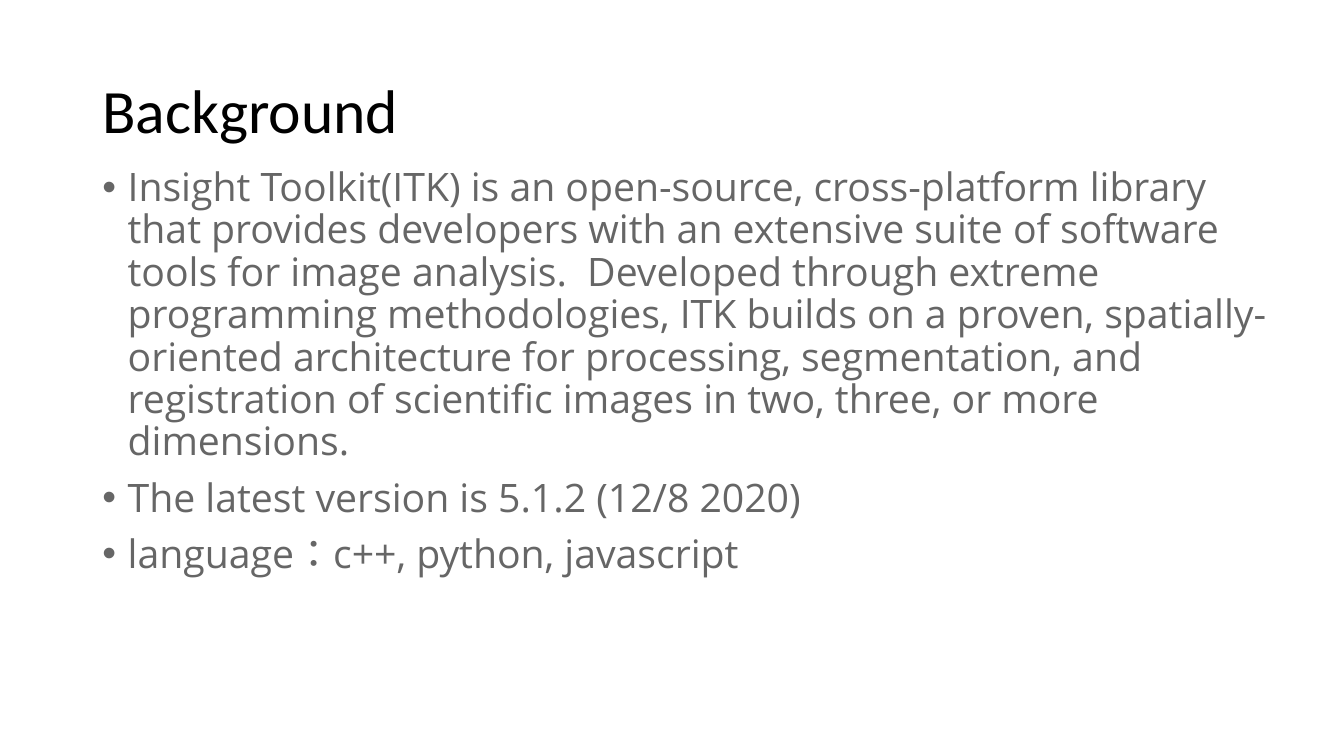
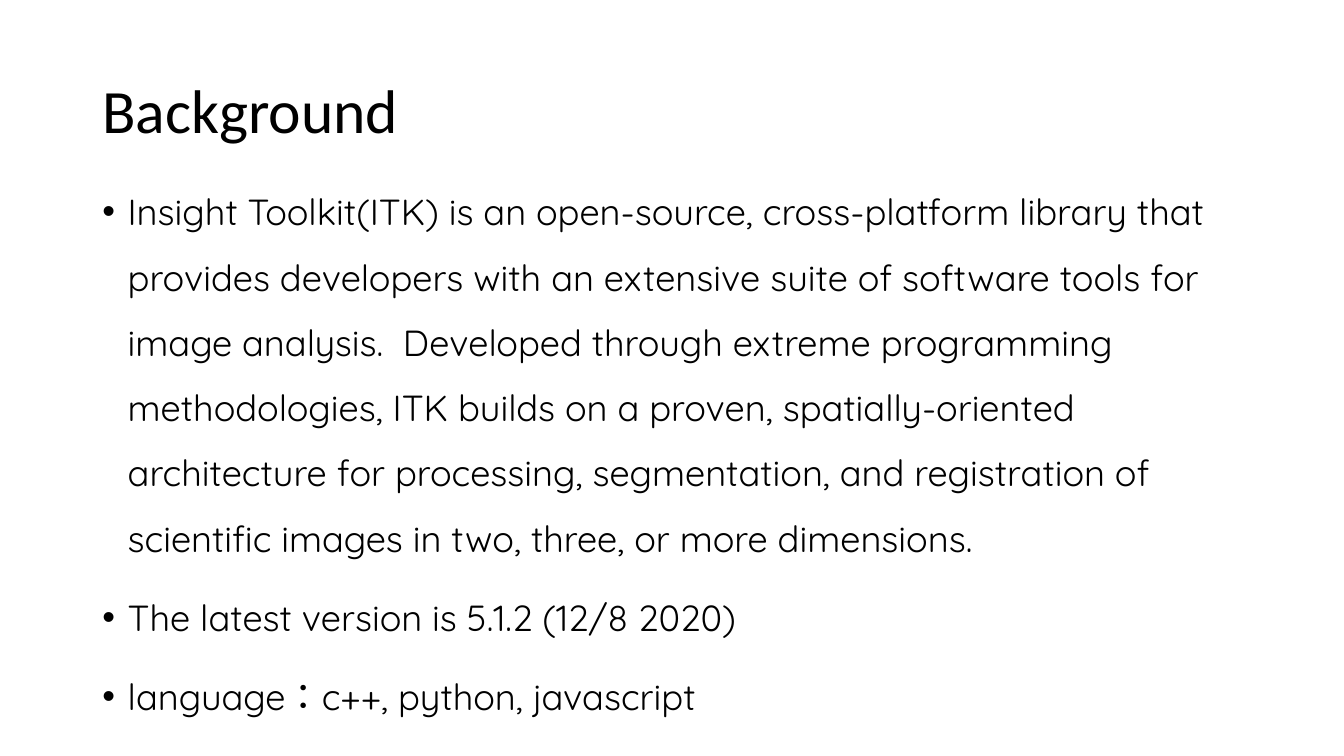
Before and after one commit to autotntfan/BIP, a slide deck: slide 4 of The insight toolkit image registration framework.pptx (slide 3 before the commit). Drawn at 1344x756 pixels with LibreOffice and Linux fonts; fonts in the diff are those of the drawing. Boxes give left, top, right and bottom in pixels: in the first picture for what was removed or moved away, otherwise in the second. Text is boxed around its words. In the diff, an @@ line names an element or a change of style, - is before the commit and + after.

```diff
--- a/The insight toolkit image registration framework.pptx
+++ b/The insight toolkit image registration framework.pptx
@@ text "Insight Toolkit(ITK) is an open-source, ..." at [128,198,1204,718]: size 28 to 25.9 pt, font Open Sans to Quicksand, text colour #666666 to #000000; line spacing 0.9 to 1.5 @@
```
Also in this commit, not shown: 11 other slides changed, 4 slides added, 1 slide removed.
